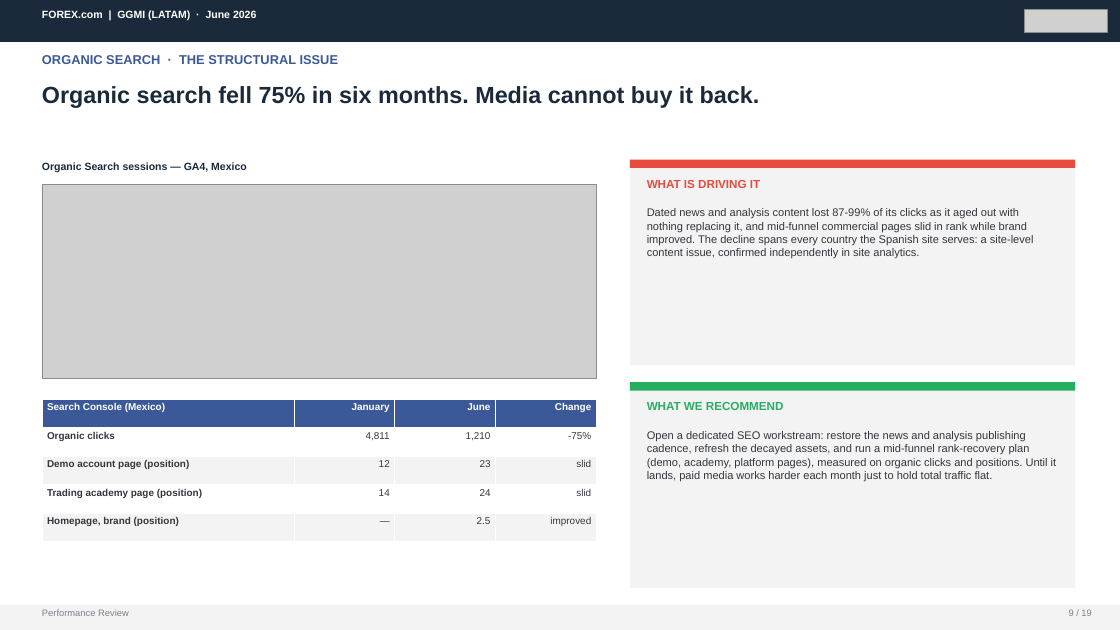
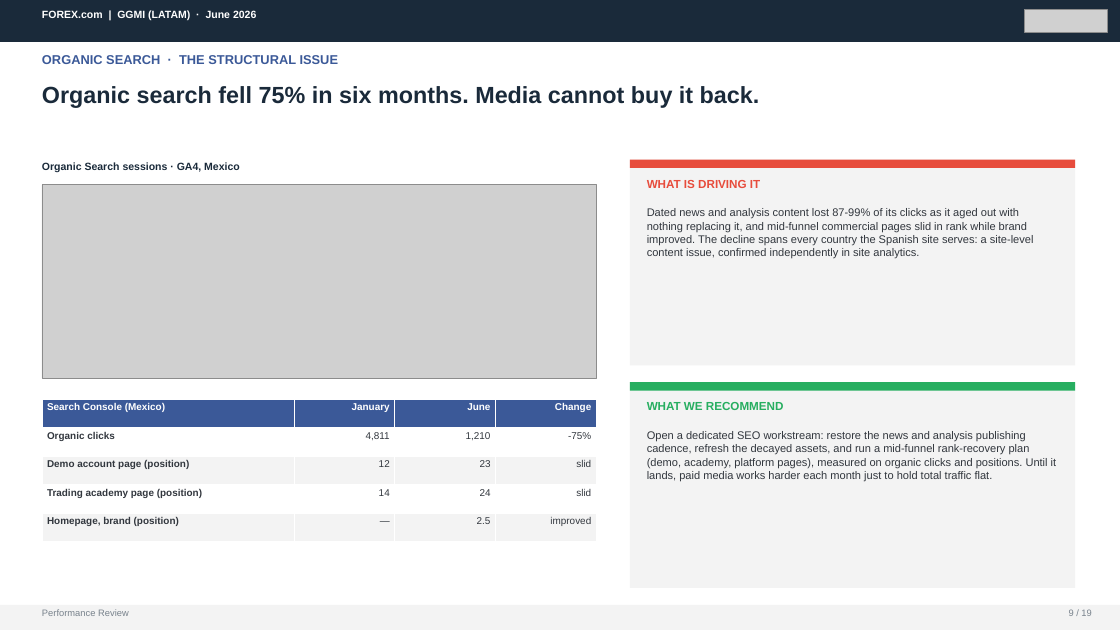
Before and after one commit to hablapro/brlvnt-reporting-hub, a slide deck: slide 9 of report-client-decks/06. GGMI_LATAM_June_2026_Performance_Review.pptx. Drawn at 1120x630 pixels with LibreOffice and Linux fonts; fonts in the diff are those of the drawing; grey boxes stand for pictures. Boxes give left, top, right and bottom in pixels: in the first picture for what was removed or moved away, otherwise in the second. Text is boxed around its words. In the diff, an @@ line names an element or a change of style, - is before the commit and + after.

```diff
--- a/report-client-decks/06. GGMI_LATAM_June_2026_Performance_Review.pptx
+++ b/report-client-decks/06. GGMI_LATAM_June_2026_Performance_Review.pptx
@@ text at [42, 162, 240, 172]: text changed @@
-Organic Search sessions — GA4, Mexico
+Organic Search sessions · GA4, Mexico
```
Also in this commit, not shown: 3 other slides changed.
